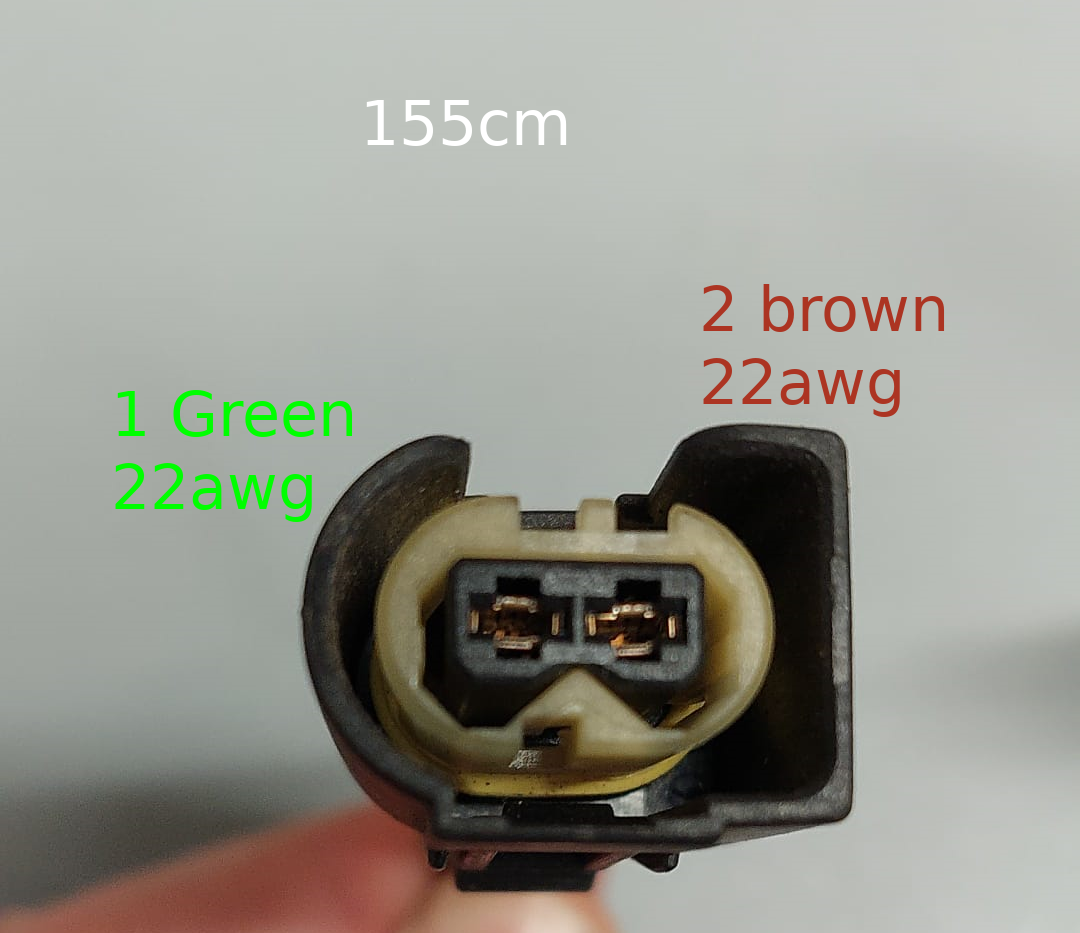
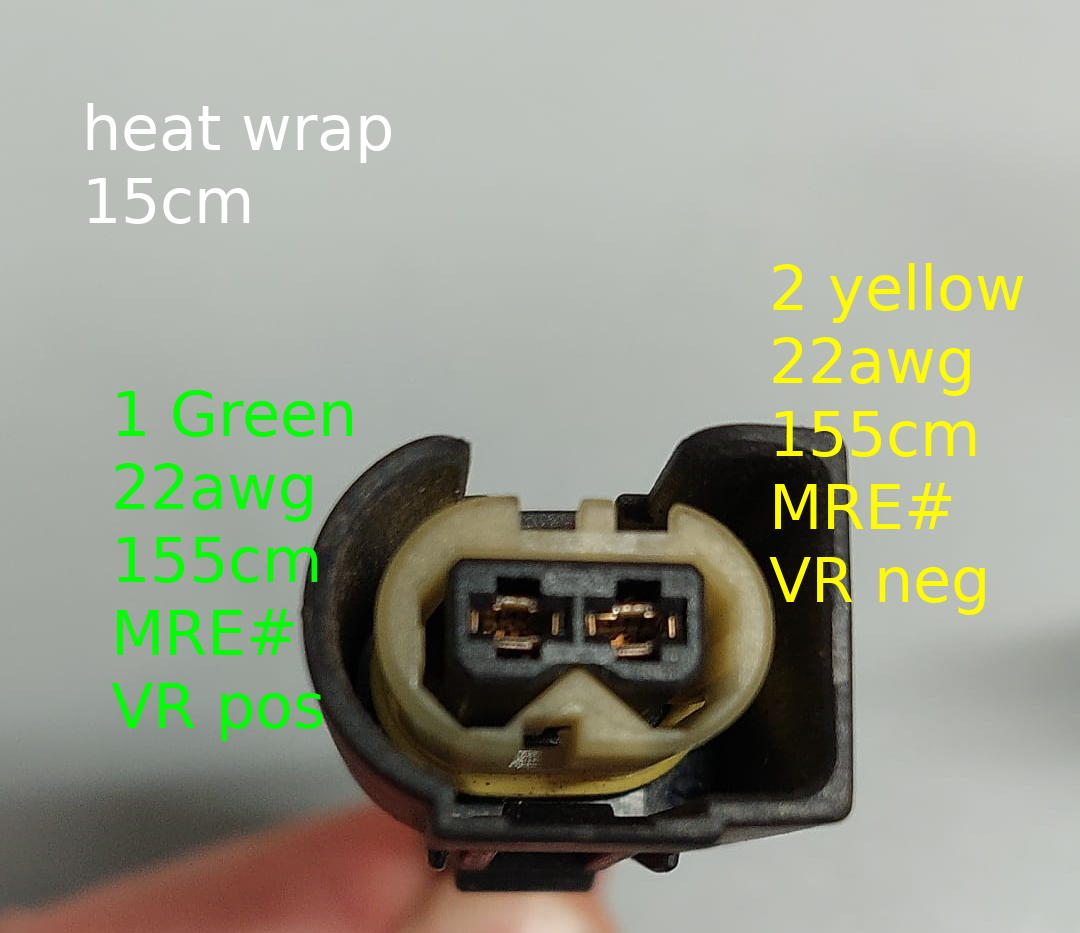
Layer changes from the first 1080 x 933 image to the second:
renamed "2 brown ..." to "2 yellow ...", painted on it over [703,263,1024,615]
renamed "155cm" to "heat wrap ...", painted on it over [87,100,567,224]
painted on "1 Green ..." over [111,537,323,741]
